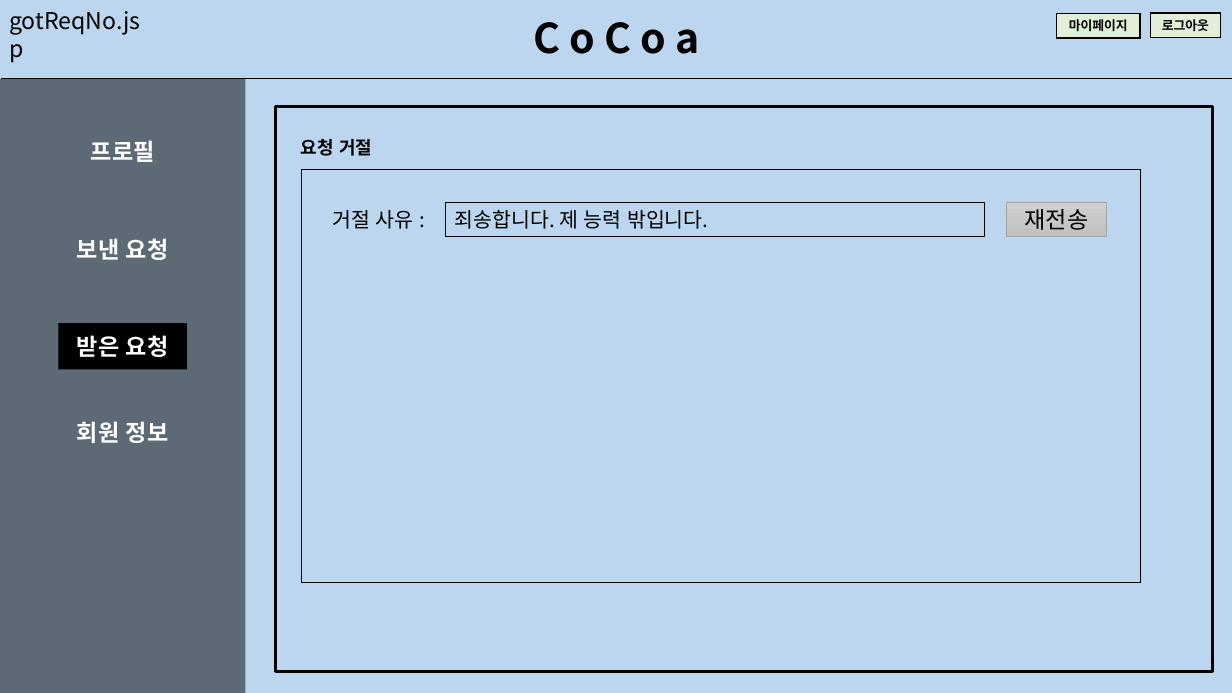
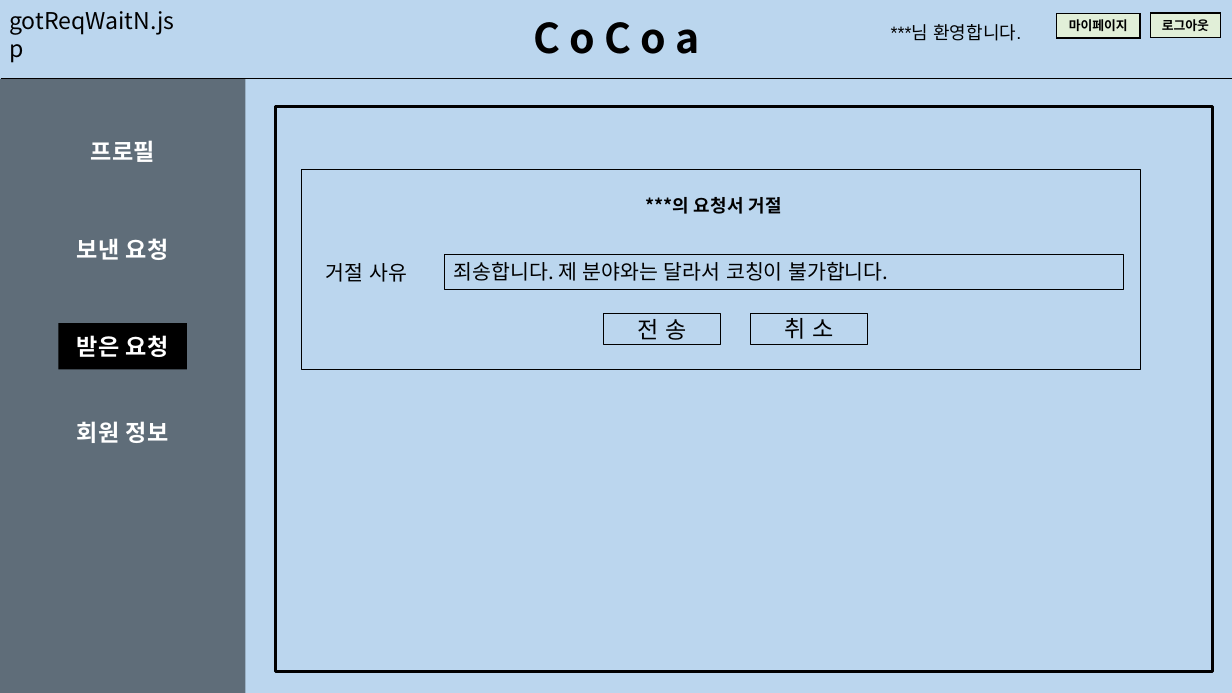
Before and after one commit to math-shpark/AI-Platform-Project-2021-CoCoa-, a slide deck: slide 26 of documents/UI.pptx (slide 22 before the commit). Drawn at 1232x693 pixels with LibreOffice and Linux fonts; fonts in the diff are those of the drawing. Boxes give left, top, right and bottom in pixels: in the first picture for what was removed or moved away, otherwise in the second. Text is boxed around its words. In the diff, an @@ line names an element or a change of style, - is before the commit and + after.

```diff
--- a/documents/UI.pptx
+++ b/documents/UI.pptx
@@ text at (9, 11, 174, 35): text changed @@
-gotReqNo.jsp
+gotReqWaitN.jsp
@@ text added at (891, 24, 1021, 41), 14 pt, text #000000 @@
+***님 환영합니다.
@@ rectangle: place and size @@
-rectangle at (301, 169, 1140, 582)
+rectangle at (301, 169, 1140, 370)
@@ text at (645, 197, 782, 214): text changed @@
-요청 거절
+***의 요청서 거절
@@ text at (326, 263, 407, 282): text changed @@
-거절 사유 :
+거절 사유
@@ rectangle "죄송합니다. 제 분야와는 달라서 코칭이 ...": place and size @@
-rectangle "죄송합니다. 제 분야와는 달라서 코칭이 ..." at (445, 202, 984, 237)
+rectangle "죄송합니다. 제 분야와는 달라서 코칭이 ..." at (445, 255, 1124, 289)
@@ text in rectangle at (454, 262, 888, 281): text changed @@
-죄송합니다. 제 능력 밖입니다.
+죄송합니다. 제 분야와는 달라서 코칭이 불가합니다.
@@ rectangle "전 송": place and size @@
-rectangle "전 송" at (1007, 202, 1107, 237)
+rectangle "전 송" at (604, 313, 721, 345)
@@ rectangle "전 송" at (604, 313, 721, 345): fill gradient #D1D1D1 to #C7C7C7 to #C0C0C0 to none; outline #A5A5A5 0.75 pt to #000000 0.75 pt @@
@@ text in rectangle at (638, 319, 686, 340): text changed @@
-재전송
+전 송
@@ rectangle added at (750, 313, 868, 345), outline #000000 0.75 pt, 18 pt, text #000000 @@
+취 소
```
Also in this commit, not shown: 19 other slides changed, 14 slides added, 9 slides removed, 7 other files.
